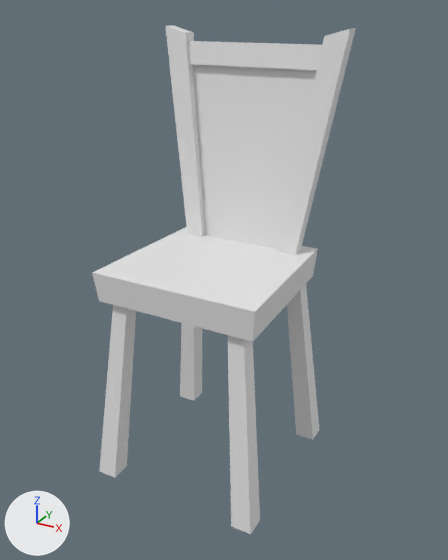
An edit to the glTF model public/models/furn_chair.glb, drawn before and after from the same camera.
Rendered twice from a 50 mm lens placed at (0.713, -1.24, 0.599), pointed at (0.028, 0.004, -0.023). Every picture has the same lights, and +X, +Y and +Z are marked at lower left. The older version comes first. Where no turn or scale is listed for an object, it has been applied to the vertices. Vertices at exactly the same position are counted once.

Objects in the first picture: 'sedia1'.
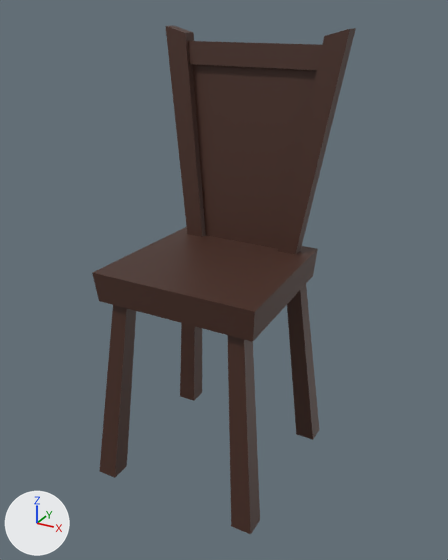
Edits to the bpy script that builds the scene:
```text
Add img_sedia1:
    img_sedia1 = load_image('sedia1', '_unpacked/sedia1', 256, 256, 'sRGB')
Change mat_sedia1:
    remove n2 = _N.new('ShaderNodeMix'); n2.name = 'Mix'
    remove n2.data_type = 'RGBA'
    remove n2.blend_type = 'MULTIPLY'
    remove n2.inputs[0].default_value = 1.0  # 'Factor'
    remove n2.inputs[7].default_value = (0.8, 0.8, 0.8, 1.0)  # 'B', white #e7e7e7
    remove n3 = _N.new('ShaderNodeVertexColor'); n3.name = 'Color Attribute'
    add n4 = _N.new('ShaderNodeTexImage'); n4.name = 'Image Texture'
    add n4.image = img_sedia1
    where n0 = _N.new('ShaderNodeBsdfPrincipled'); n0.name = 'Principled BSDF'
    remove _L.new(n2.outputs[2], n0.inputs[0])  # 'Result' to 'Base Color'
    remove _L.new(n3.outputs[0], n2.inputs[6])  # 'Color' to 'A'
    add _L.new(n4.outputs[0], n0.inputs[0])  # 'Color' to 'Base Color'
Change me_cube_002:
    where me_cube_002.from_pydata(...)  # 68 vertices, 72 faces; spans x -0.244..0.244, y -0.229..0.229, z -0.556..0.556
    used by ob_sedia1; location = (0.0, 0.0, 0.0)
    me_cube_002 part 1: vertex colours changed
```

Boxes (x1, y1, x2, y2) around the edits, measured in the pictures (448 x 560 px):
'sedia1', surface changed, recoloured (grey to brown)
    both: (92, 26, 356, 534)
